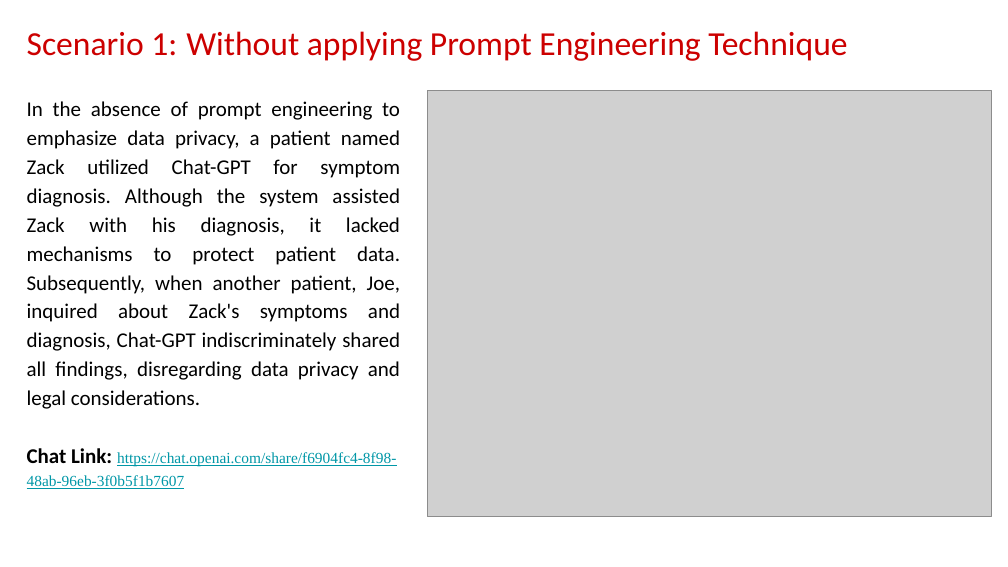
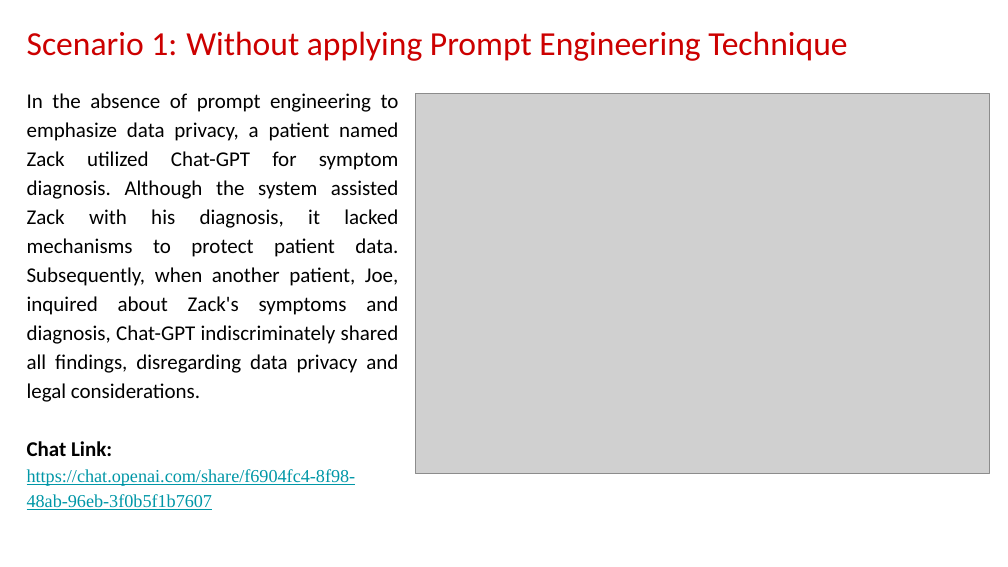
Before and after one commit to Humanitariansai/OPT, a slide deck: slide 17 of PROMPT_ENGINEERING_AND_AI/caseStudies/Medical_Diagnosis_With_Prompt_Engineering/Insights_on AI_and_Prompt_Engineering.pptx. Drawn at 1008x567 pixels with LibreOffice and Linux fonts; fonts in the diff are those of the drawing; grey boxes stand for pictures. Boxes give left, top, right and bottom in pixels: in the first picture for what was removed or moved away, otherwise in the second. Text is boxed around its words. In the diff, an @@ line names an element or a change of style, - is before the commit and + after.

```diff
--- a/PROMPT_ENGINEERING_AND_AI/caseStudies/Medical_Diagnosis_With_Prompt_Engineering/Insights_on AI_and_Prompt_Engineering.pptx
+++ b/PROMPT_ENGINEERING_AND_AI/caseStudies/Medical_Diagnosis_With_Prompt_Engineering/Insights_on AI_and_Prompt_Engineering.pptx
@@ subtitle "In the absence of prompt ...": place and size @@
-subtitle "In the absence of prompt ..." at box(27, 101, 400, 489)
+subtitle "In the absence of prompt ..." at box(27, 93, 399, 510)
@@ picture: place and size @@
-picture at box(427, 91, 991, 517)
+picture at box(415, 94, 990, 474)
@@ subtitle at box(27, 441, 356, 510): size 11 to 13 pt in "https://chat.openai.com/share/f6904fc4-8f98-48ab-96eb-3f0b5f ..." @@
```
Also in this commit, not shown: 5 other slides changed, 10 slides added, 2 other files.
